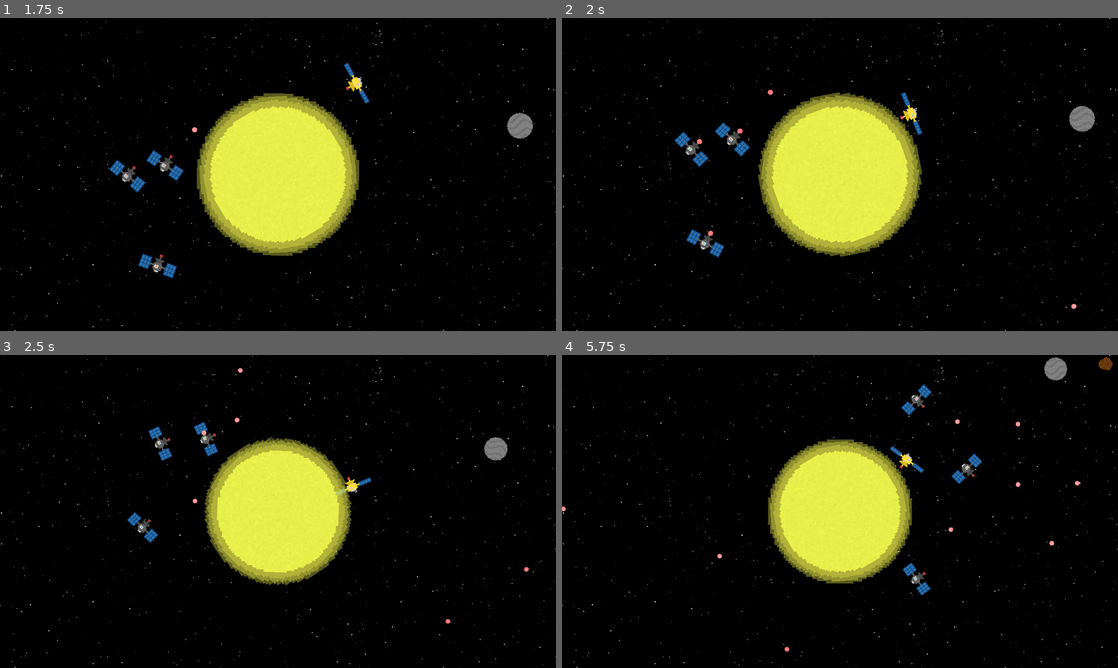
Above: before the commit, frames 1-4 (two rows, left to right).
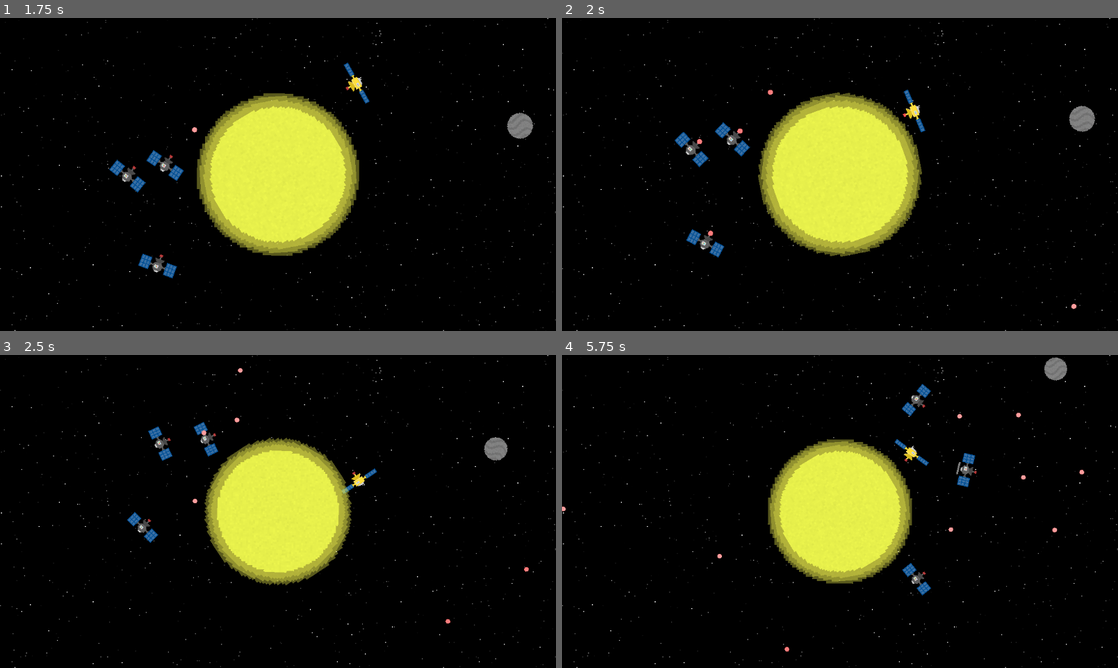
Above: after the commit, the same moments.

Repository: Birb-Games/gmtk-2025
Game: Godot game, scene res://scenes/levels/level3.tscn
The game is run twice, just before and just after one commit, with the same random seed, the same clock (stepped at 60 frames per second) and the same inputs. This scene is started directly instead of the project's main scene.
Inputs (mouse positions are in pixels of both pictures, inside the frame that each line leads up to):
- Up to frame 1 (1.75 s): move the mouse to (400, 158) at 0.52 s; press the mouse at (400, 158) at 0.53 s; hold Right (right) 0.53-1.28 s; move the mouse to (166, 190) at 1.27 s; release the mouse at (166, 190) at 1.28 s; hold Down (down) from 1.28 s (still down); tap Mouse wheel up (zoom_camera_in) at 1.35 s
- Up to frame 2 (2 s): keep holding Down (down)
- Up to frame 3 (2.5 s): move the mouse to (333, 442) at 2.02 s; release Down (down) at 2.03 s; hold Right (right) from 2.03 s (still down); tap Mouse wheel down (zoom_camera_out) at 2.1 s
- Up to frame 4 (5.75 s): move the mouse to (812, 574) at 2.77 s; release Right (right) at 2.78 s; hold Up (up) 2.78-3.53 s; click (812, 574) at 2.85 s; move the mouse to (1006, 558) at 3.52 s; hold A (left) 3.53-5.03 s; tap Mouse wheel up (zoom_camera_in) at 3.6 s; move the mouse to (673, 464) at 4.27 s; tap Mouse wheel down (zoom_camera_out) at 4.35 s; move the mouse to (867, 511) at 5.02 s; press the mouse at (867, 511) at 5.03 s; hold Down (down) from 5.03 s (still down)

Frame 1 is identical in both runs. In frame 2, 0.3% of the frame differs, in the area x 20-66%, y 22-47%; in frame 3, 0.3%; in frame 4, 0.9%, in the area x 59-100%, y 0-77%.
Error in both runs: Attempt to call function 'get_total_gravity_force' in base 'null instance' on a null instance. (res://scripts/space_object.gd:23)

Commit message:
player satellite now has different amounts of health on different levels

Diff:
--- a/scenes/levels/level1.tscn
+++ b/scenes/levels/level1.tscn
@@ -11,6 +11,7 @@
 
 [node name="PlayerSatellite" parent="." index="0"]
 max_dist = 640.0
+max_health = 20
 
 [node name="Earth" parent="." index="2" instance=ExtResource("2_4tcl0")]
 
--- a/scenes/levels/level2.tscn
+++ b/scenes/levels/level2.tscn
@@ -11,6 +11,7 @@
 
 [node name="PlayerSatellite" parent="." index="0"]
 max_dist = 640.0
+max_health = 20
 
 [node name="MediumPlanet" parent="." index="2" instance=ExtResource("2_nos0u")]
 
--- a/scenes/levels/level3.tscn
+++ b/scenes/levels/level3.tscn
@@ -12,8 +12,9 @@
 
 [node name="PlayerSatellite" parent="." index="0"]
 position = Vector2(0, -312)
-min_dist = 0.0
+min_dist = 180.0
 max_dist = 800.0
+max_health = 25
 
 [node name="Star" parent="." index="2" instance=ExtResource("2_s1j21")]
 modulate = Color(1, 1, 0.313726, 1)
--- a/scenes/levels/level4.tscn
+++ b/scenes/levels/level4.tscn
@@ -12,6 +12,7 @@
 
 [node name="PlayerSatellite" parent="." index="0"]
 max_dist = 800.0
+max_health = 25
 
 [node name="Moon" parent="." index="2" instance=ExtResource("2_rdsj4")]
 position = Vector2(0, 320)
--- a/scenes/levels/level5.tscn
+++ b/scenes/levels/level5.tscn
@@ -14,6 +14,7 @@
 position = Vector2(0, -272)
 min_dist = 200.0
 max_dist = 1000.0
+max_health = 40
 
 [node name="GiantPlanet" parent="." index="2" instance=ExtResource("2_5yen4")]
 
--- a/scenes/levels/level6.tscn
+++ b/scenes/levels/level6.tscn
@@ -14,6 +14,7 @@
 position = Vector2(0, -272)
 min_dist = 200.0
 max_dist = 1000.0
+max_health = 40
 
 [node name="GiantPlanet" parent="." index="2" instance=ExtResource("2_d7ho1")]
 
--- a/scripts/player_satellite.gd
+++ b/scripts/player_satellite.gd
@@ -17,11 +17,11 @@
 
 const DAMAGE_TIME: float = 1.0
 var damage_timer: float = 0.0
-const MAX_HEALTH: int = 50
-var health: int = MAX_HEALTH
+@export var max_health: int = 50
+@onready var health: int = max_health
 
 func get_health_perc() -> float:
-	return float(health) / float(MAX_HEALTH)
+	return float(health) / float(max_health)
 
 func reverse_dir() -> void:
 	if reverse_timer > 0.0:
